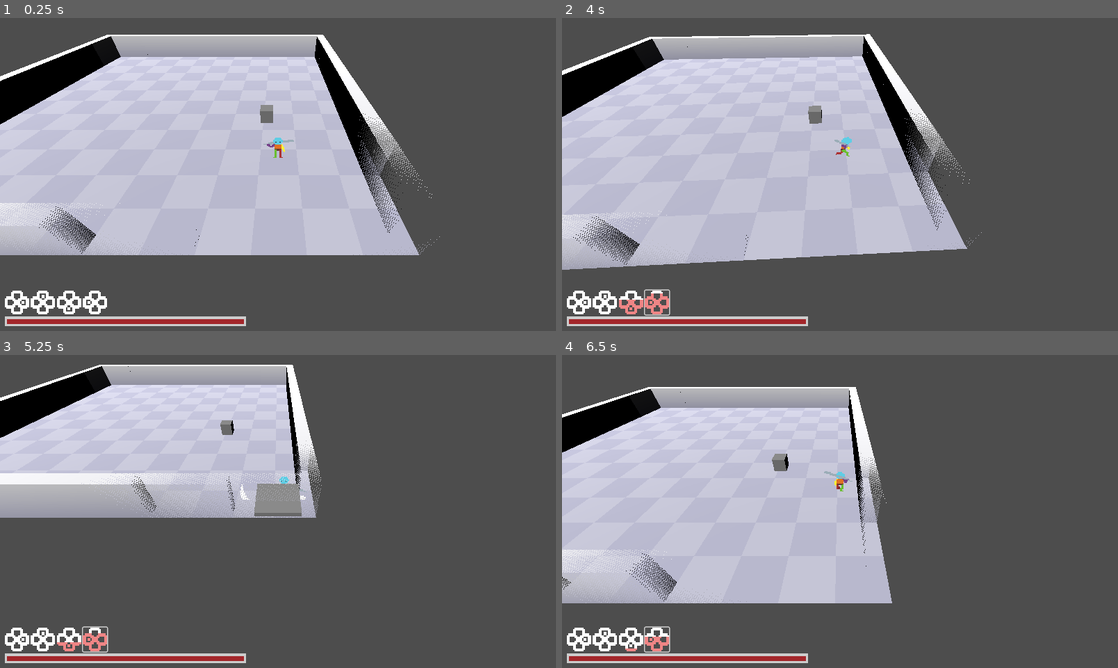
Above: before the commit, frames 1-4 (two rows, left to right).
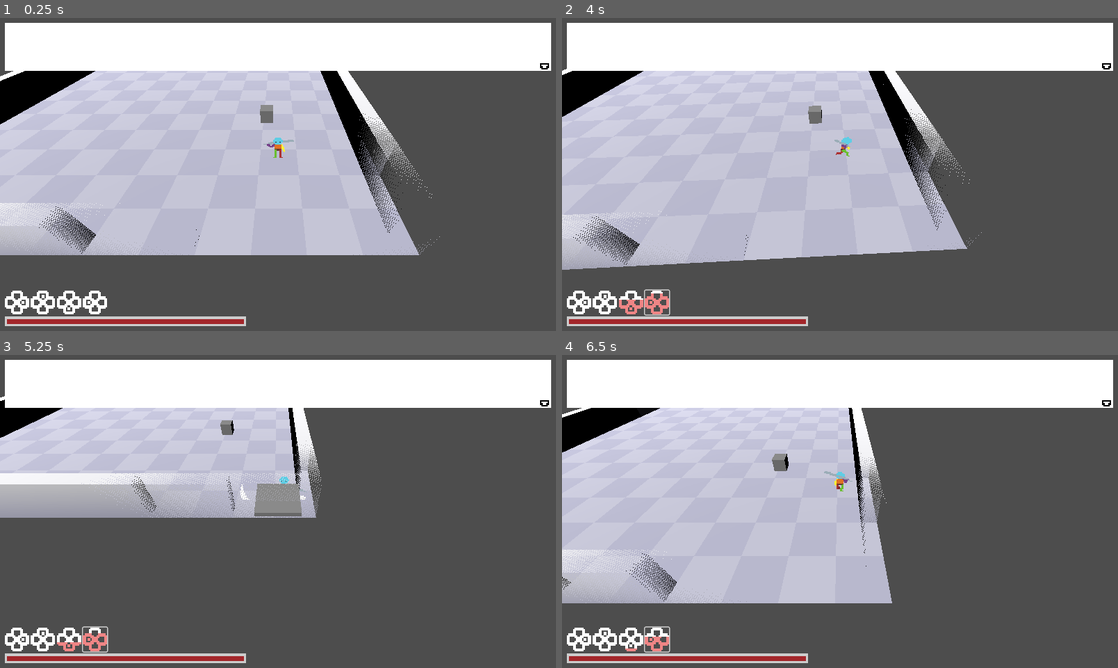
Above: after the commit, the same moments.

Repository: torbenvanassche/necro_ascension
Game: Godot game, scene res://scenes/test.tscn
Two runs of this game, one before a commit and one after it. Both use one fixed random seed, a clock stepped at 60 frames per second and the inputs below.
Inputs (mouse positions are in pixels of both pictures, inside the frame that each line leads up to):
- Up to frame 1 (0.25 s): no input
- Up to frame 2 (4 s): click (578, 302) at 0.5 s; click (606, 302) at 1.25 s; click (628, 302) at 2 s; click (656, 302) at 2.75 s; tap Enter at 3.5 s; move the mouse to (962, 158) at 3.52 s; press the mouse at (962, 158) at 3.53 s; hold D (right) from 3.53 s (still down)
- Up to frame 3 (5.25 s): move the mouse to (166, 527) at 4.27 s; release D (right) at 4.28 s; release the mouse at (166, 527) at 4.28 s; hold S (back) 4.28-5.03 s; tap E (interact) at 4.35 s; click (166, 527) at 4.55 s; move the mouse to (333, 442) at 5.02 s; press the mouse at (333, 442) at 5.03 s; hold D (right) from 5.03 s (still down)
- Up to frame 4 (6.5 s): tap Space at 5.75 s; move the mouse to (812, 574) at 5.77 s; release D (right) at 5.78 s; release the mouse at (812, 574) at 5.78 s; hold W (forward) from 5.78 s (still down); click (812, 574) at 5.85 s

The runs differ from the first frame. In frame 1, 15% of the frame differs, in the area x 0-100%, y 1-17%; in frame 2, 14%; in frame 3, 15%; in frame 4, 15%.

Commit message:
testing dialogue system

Diff:
--- /dev/null
+++ b/resources/dialogue/test.json
@@ -0,0 +1 @@
+[{"commands_raw":"Hello, this is some test text!","gnode_name":"start","id":0,"name":"start","position":[160,420]}]
--- a/scenes/test.tscn
+++ b/scenes/test.tscn
@@ -1,18 +1,20 @@
-[gd_scene load_steps=16 format=3 uid="uid://bl0nqrte7vyns"]
+[gd_scene load_steps=18 format=3 uid="uid://bl0nqrte7vyns"]
 
 [ext_resource type="Script" path="res://scripts/utils/managers/game_manager.gd" id="1_qqdqb"]
 [ext_resource type="PackedScene" uid="uid://cylfsd42mkdps" path="res://imported_data/meshes/floor-small-square.glb" id="1_ud2qd"]
 [ext_resource type="PackedScene" uid="uid://dc1qxbru5n4ek" path="res://scenes/character.tscn" id="2_sf220"]
 [ext_resource type="Script" path="res://scripts/utils/helpers/camera.gd" id="4_0gajg"]
 [ext_resource type="PackedScene" uid="uid://u174e626pg4g" path="res://scenes/ability_ui.tscn" id="5_rrglt"]
-[ext_resource type="Resource" uid="uid://dufidrrdpcb5l" path="res://resources/ability_4.tres" id="6_3tnfq"]
-[ext_resource type="Resource" uid="uid://50t1h1fsnuwj" path="res://resources/ability_1.tres" id="6_f27us"]
-[ext_resource type="Resource" uid="uid://wyhqsvxtfrpk" path="res://resources/ability_2.tres" id="7_mvnkc"]
-[ext_resource type="Resource" uid="uid://vr4lsqfomkkn" path="res://resources/ability_3.tres" id="8_qvldv"]
+[ext_resource type="Resource" uid="uid://dufidrrdpcb5l" path="res://resources/abilities/ability_4.tres" id="6_3tnfq"]
+[ext_resource type="Resource" uid="uid://50t1h1fsnuwj" path="res://resources/abilities/ability_1.tres" id="6_f27us"]
+[ext_resource type="Resource" uid="uid://wyhqsvxtfrpk" path="res://resources/abilities/ability_2.tres" id="7_mvnkc"]
+[ext_resource type="Resource" uid="uid://vr4lsqfomkkn" path="res://resources/abilities/ability_3.tres" id="8_qvldv"]
 [ext_resource type="PackedScene" uid="uid://1fur5hvgokap" path="res://scenes/fill_bar.tscn" id="10_q2euc"]
 [ext_resource type="PackedScene" uid="uid://cuv8y2t3rkmvx" path="res://scenes/text_container.tscn" id="11_kvsgj"]
+[ext_resource type="Script" path="res://scripts/utils/helpers/dialogue_printer.gd" id="12_4aqmg"]
 [ext_resource type="PackedScene" uid="uid://dr8b3dtn874iy" path="res://imported_data/meshes/wall-corner.glb" id="12_kh771"]
 [ext_resource type="PackedScene" uid="uid://bxy8gylwf0c2t" path="res://imported_data/meshes/wall.glb" id="13_8euel"]
+[ext_resource type="JSON" path="res://resources/dialogue/test.json" id="13_ligp2"]
 
 [sub_resource type="BoxMesh" id="BoxMesh_uyi4d"]
 
@@ -171,6 +173,8 @@
 [node name="ColorRect" parent="CanvasLayer/MarginContainer2" instance=ExtResource("11_kvsgj")]
 custom_minimum_size = Vector2(0, 100)
 layout_mode = 2
+script = ExtResource("12_4aqmg")
+dialogue = ExtResource("13_ligp2")
 
 [node name="character" parent="." instance=ExtResource("2_sf220")]
 transform = Transform3D(0.25, 0, 0, 0, 0.25, 0, 0, 0, 0.25, 1.8713, -0.00344813, -0.117502)
--- /dev/null
+++ b/scripts/utils/helpers/dialogue_printer.gd
@@ -0,0 +1,14 @@
+class_name DialoguePrinter extends Printer
+
+@export var dialogue: JSON;
+var state: Dictionary = {};
+var dialogue_handler: EzDialogue;
+
+func _ready():
+	dialogue_handler = EzDialogue.new();
+	dialogue_handler.dialogue_generated.connect(_on_dialogue_generated)
+	dialogue_handler.start_dialogue(dialogue, state);
+	add_child(dialogue_handler)
+
+func _on_dialogue_generated(response: DialogueResponse):
+	print(response.text);
--- a/scripts/utils/helpers/printer.gd
+++ b/scripts/utils/helpers/printer.gd
@@ -2,7 +2,7 @@
 extends Control
 
 var print_tween: Tween
-var _is_printing = false
+var is_printing = false
 
 @export var print_delay: float = 0.5
 @onready var finished_indicator: TextureRect = $Sprite2D;
@@ -13,7 +13,7 @@
 	finished_indicator.visible = false;
 
 func show_text(txt: String):
-	_is_printing = true
+	is_printing = true
 	visible = true;
 	text_box.visible_characters = 0
 	text_box.text = txt;
@@ -24,7 +24,7 @@
 
 func _gui_input(event: InputEvent) -> void:
 	if event.is_action_pressed("primary_action"):
-		if _is_printing:
+		if is_printing:
 			fast_forward()
 		else:
 			visible = false;
@@ -36,4 +36,4 @@
 
 func _on_tween_complete():
 	finished_indicator.visible = true;
-	_is_printing = false
+	is_printing = false
Renamed: resources/ability_1.tres -> resources/abilities/ability_1.tres
Renamed: resources/ability_2.tres -> resources/abilities/ability_2.tres
Renamed: resources/ability_3.tres -> resources/abilities/ability_3.tres
Renamed: resources/ability_4.tres -> resources/abilities/ability_4.tres
